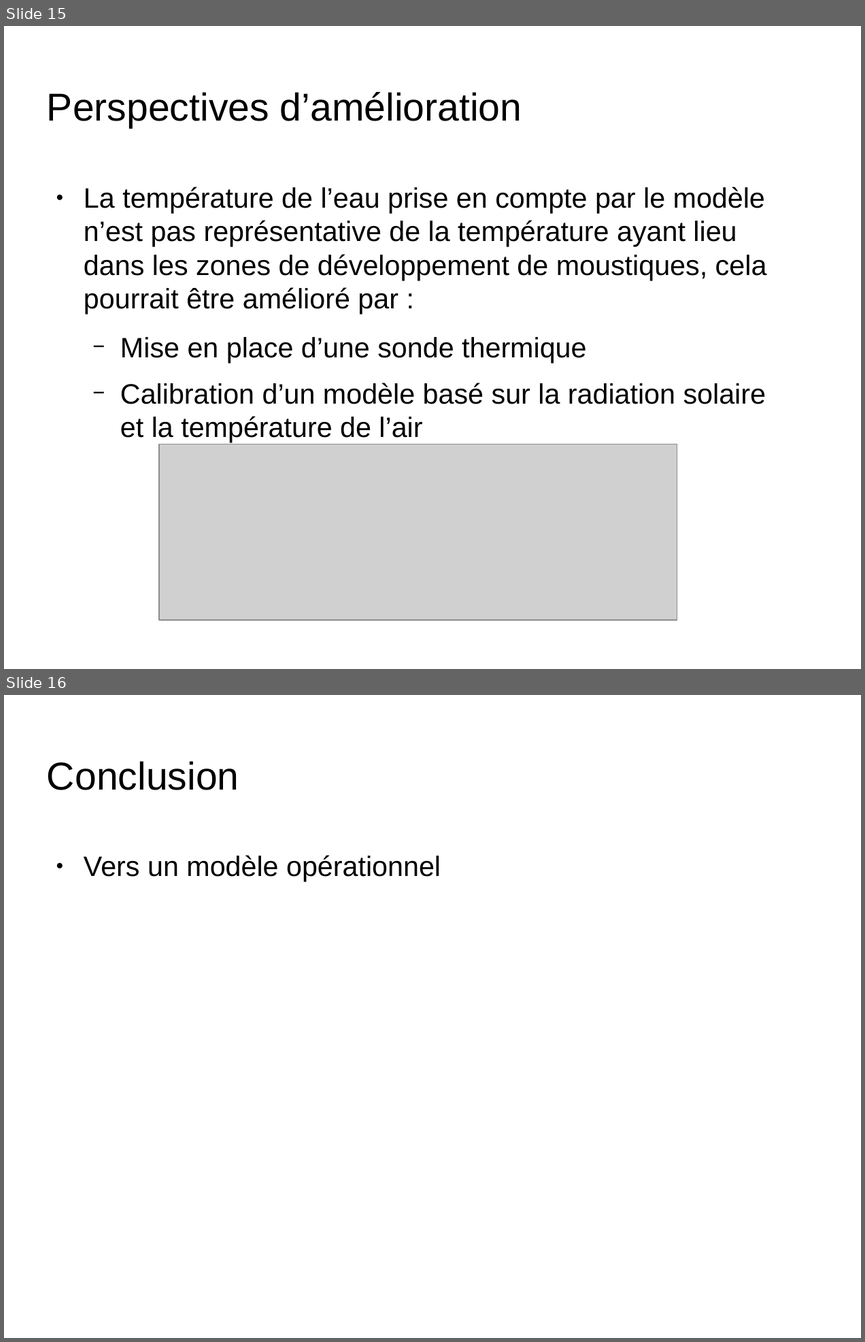
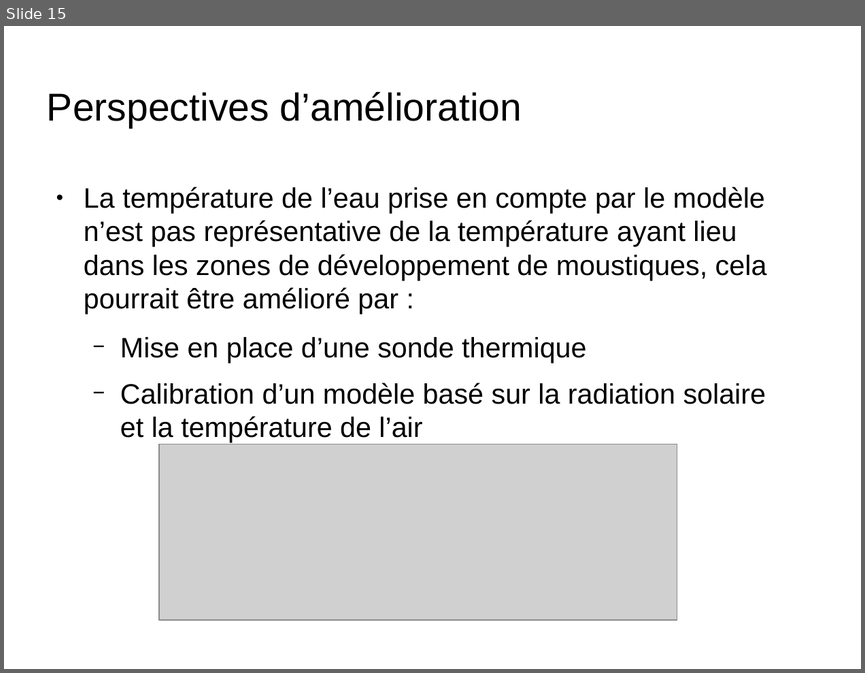
Before and after one commit to nesta7/designProject, a slide deck: presentation_6_juin_Broc.odp. Shown one above the other, each under a label of ours: slides 15 and 16 before the commit, slide 15 after it. The pictures are 865x1342 and 865x673 pixels, drawn with LibreOffice and Linux fonts; fonts in the diff are those of the drawing; grey boxes stand for pictures; background and template pictures are left out. Boxes give left, top, right and bottom in pixels: in the first picture for what was removed or moved away, otherwise in the second. Text is boxed around its words. In the diff, an @@ line names an element or a change of style, - is before the commit and + after.

Commit message:
presentation conclusion

```diff
--- a/presentation_6_juin_Broc.odp
+++ b/presentation_6_juin_Broc.odp
@@ slide 16 removed at <box>4,695,861,1338</box>, background picture (left out) @@
@@ title removed at <box>47,761,239,790</box> @@
-Conclusion
@@ text removed at <box>84,855,441,881</box> @@
-● Vers un modèle opérationnel
```
Also in this commit, not shown: 3 slides changed, 1 slide added.
